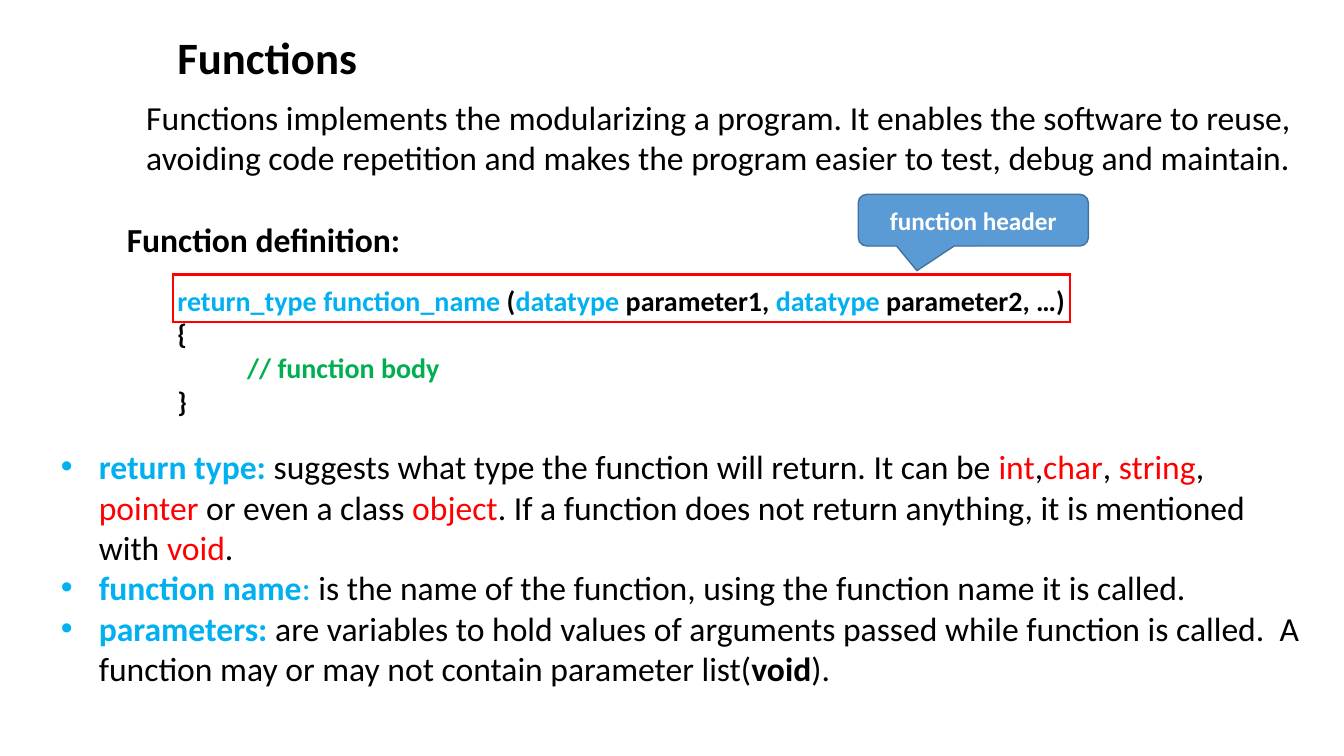
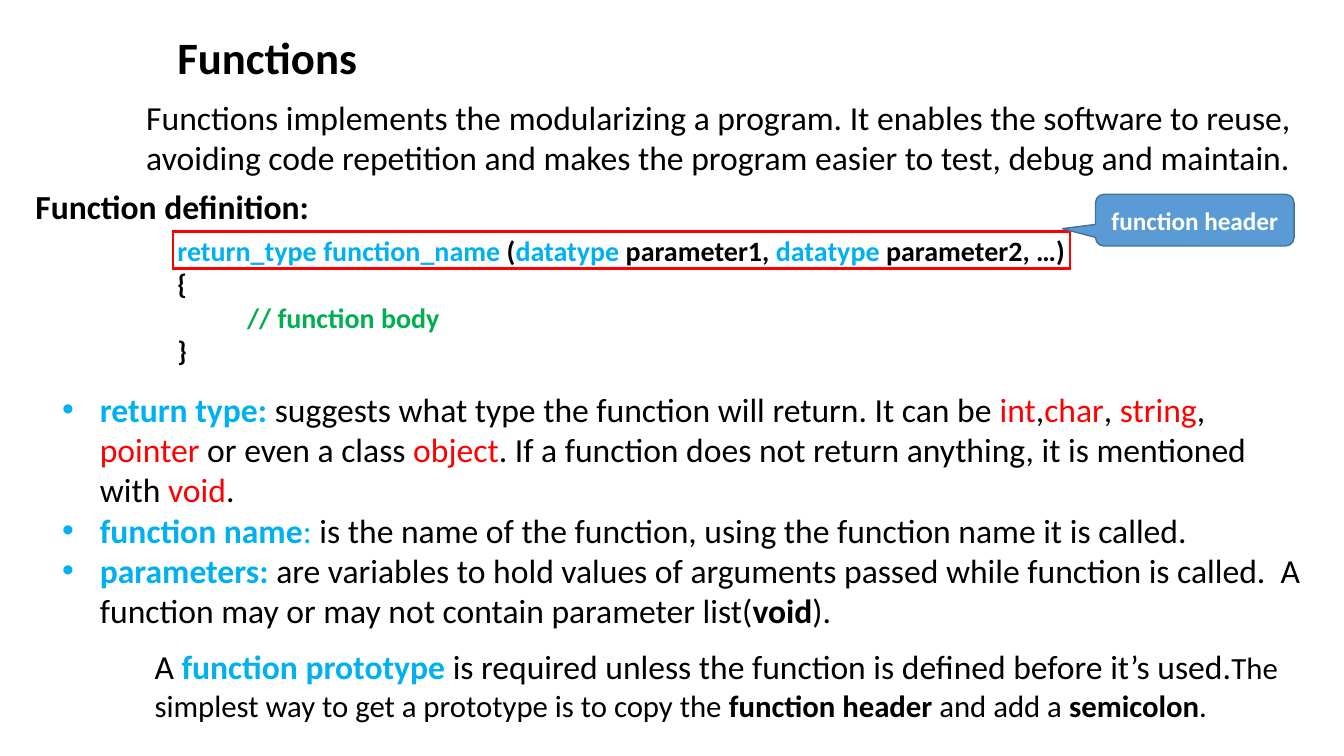
Before and after one commit to ShiqiYu/CPP, a slide deck: slide 3 of week06/Lab06.pptx. Drawn at 1344x756 pixels with LibreOffice and Linux fonts; fonts in the diff are those of the drawing; background and template pictures are left out. Boxes give left, top, right and bottom in pixels: in the first picture for what was removed or moved away, otherwise in the second. Text is boxed around its words. In the diff, an @@ line names an element or a change of style, - is before the commit and + after.

```diff
--- a/week06/Lab06.pptx
+++ b/week06/Lab06.pptx
@@ text "Function definition:": place and size @@
-text "Function definition:" at box(127, 228, 401, 253)
+text "Function definition:" at box(35, 195, 309, 220)
@@ rounded speech box "function header": place and size @@
-rounded speech box "function header" at box(858, 195, 1088, 246)
+rounded speech box "function header" at box(1096, 195, 1295, 246)
@@ rounded speech box "function header" at box(1096, 195, 1295, 246): proportions changed @@
@@ text "return_type function_name (datatype parameter1, datatype ...": place and size @@
-text "return_type function_name (datatype parameter1, datatype ..." at box(177, 290, 1030, 383)
+text "return_type function_name (datatype parameter1, datatype ..." at box(177, 240, 1030, 333)
@@ rectangle: place and size @@
-rectangle at box(173, 274, 1071, 322)
+rectangle at box(173, 232, 1071, 269)
@@ text "return type: suggests what type ...": place and size @@
-text "return type: suggests what type ..." at box(99, 455, 1299, 687)
+text "return type: suggests what type ..." at box(100, 398, 1300, 629)
@@ text added at box(155, 655, 1277, 723), 22 pt, text #000000 @@
+A function prototype is required unless the function is defined before it’s used.The simplest way to get a prototype is to copy the function header and add a semicolon.
```
Also in this commit, not shown: 6 other slides changed, 24 slides added, 1 slide removed, 1 other file.
